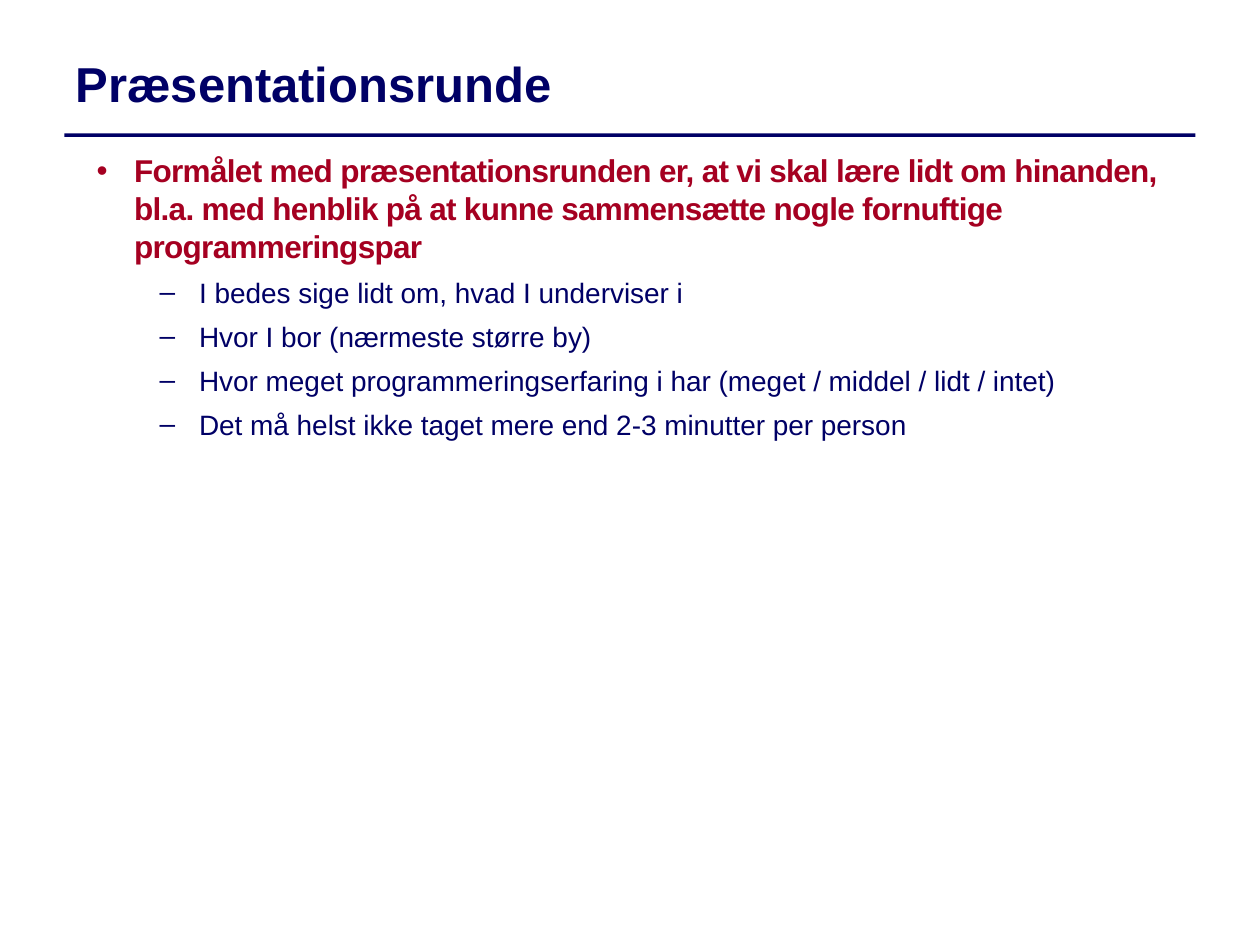
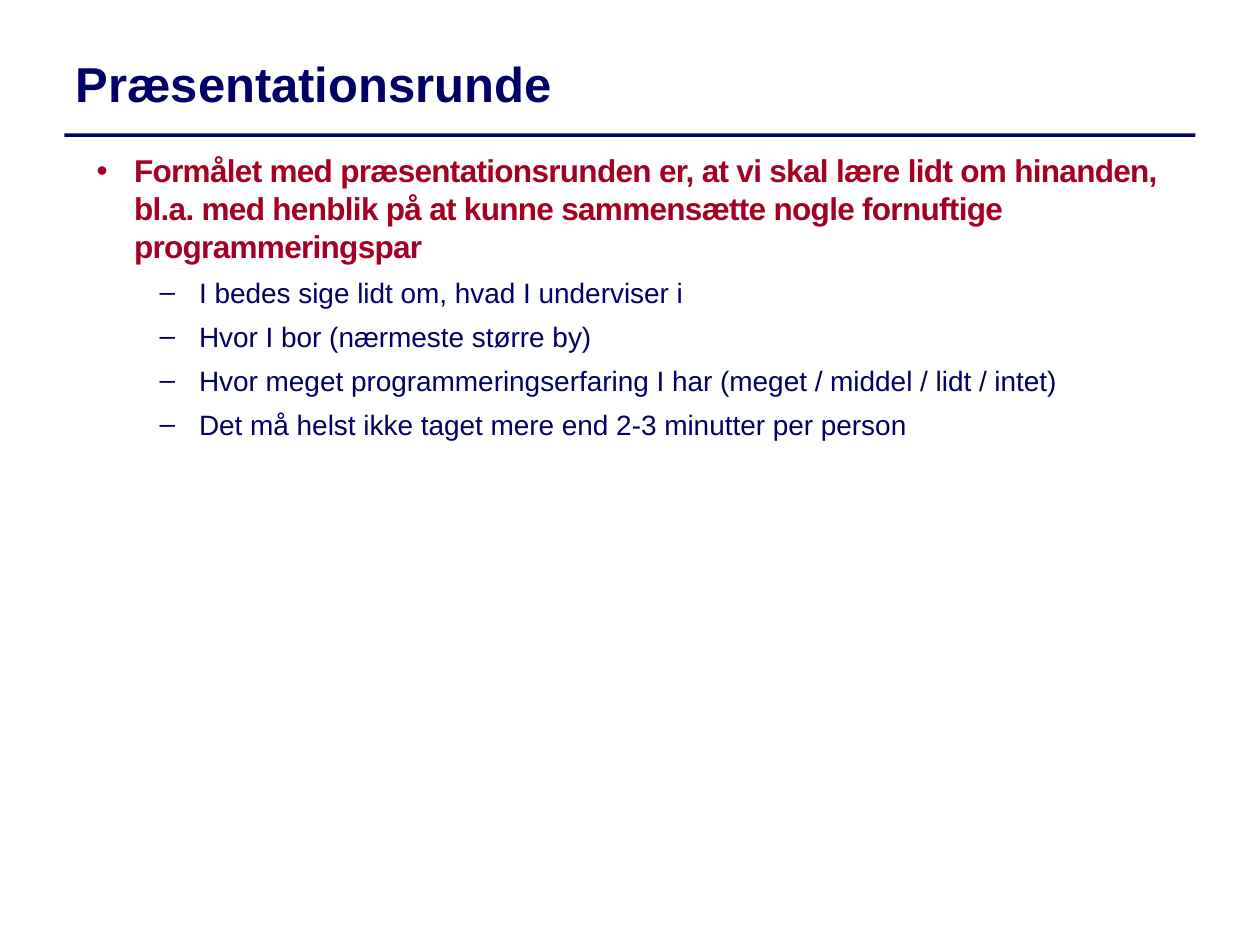
Before and after one commit to IntProgAU/Materiale, a slide deck: slide 5 of web/g22/status/Status1.pptx. Drawn at 1260x945 pixels with LibreOffice and Linux fonts; fonts in the diff are those of the drawing. Boxes give left, top, right and bottom in pixels: in the first picture for what was removed or moved away, otherwise in the second. Text is boxed around its words. In the diff, an @@ line names an element or a change of style, - is before the commit and + after.

```diff
--- a/web/g22/status/Status1.pptx
+++ b/web/g22/status/Status1.pptx
@@ text at (x1=199, y1=370, x2=1056, y2=396): text changed @@
-  – Hvor meget programmeringserfaring i har (meget / middel / lidt / intet)
+  – Hvor meget programmeringserfaring I har (meget / middel / lidt / intet)
```
Also in this commit, not shown: 8 other slides changed, 3 slides added, 2 slides removed.
